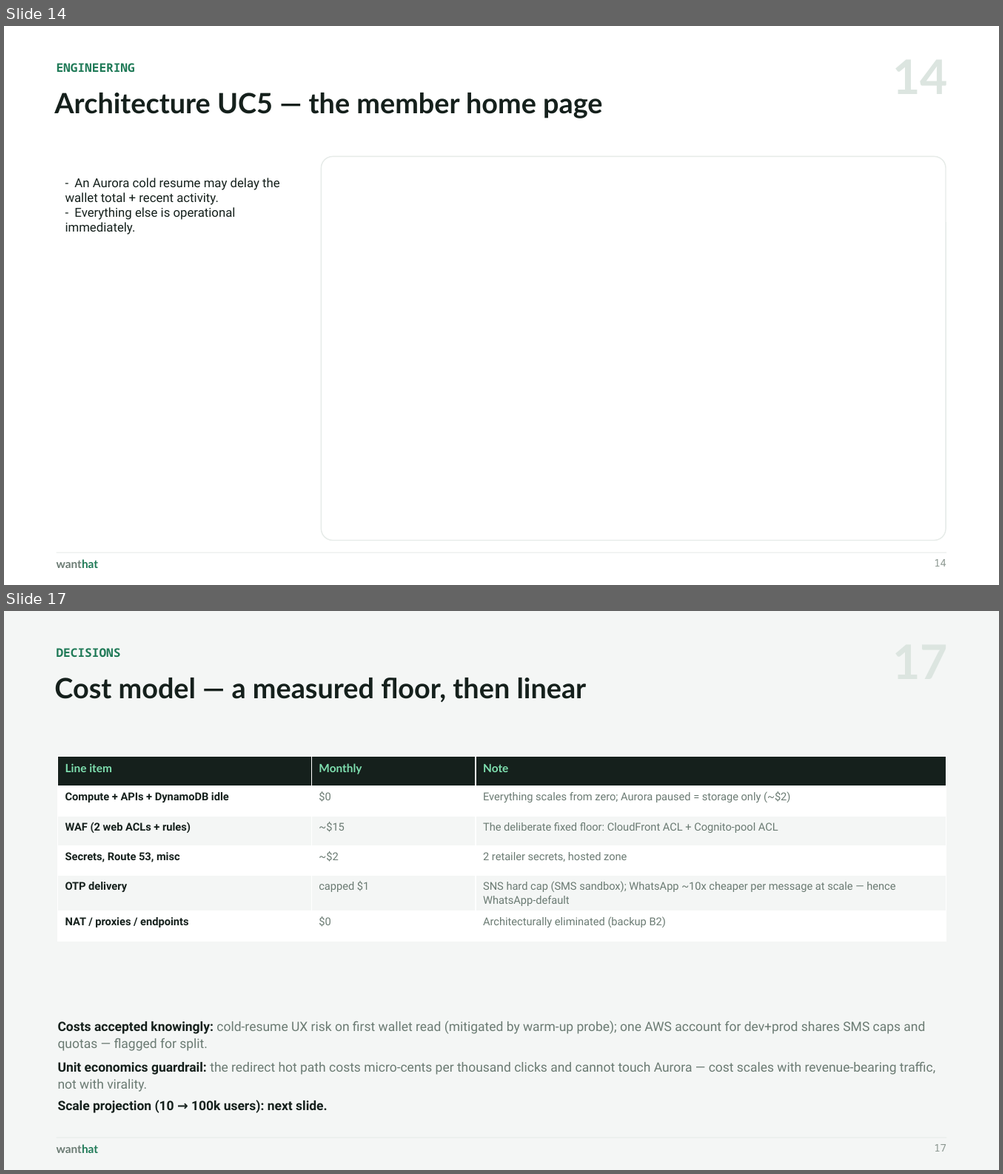
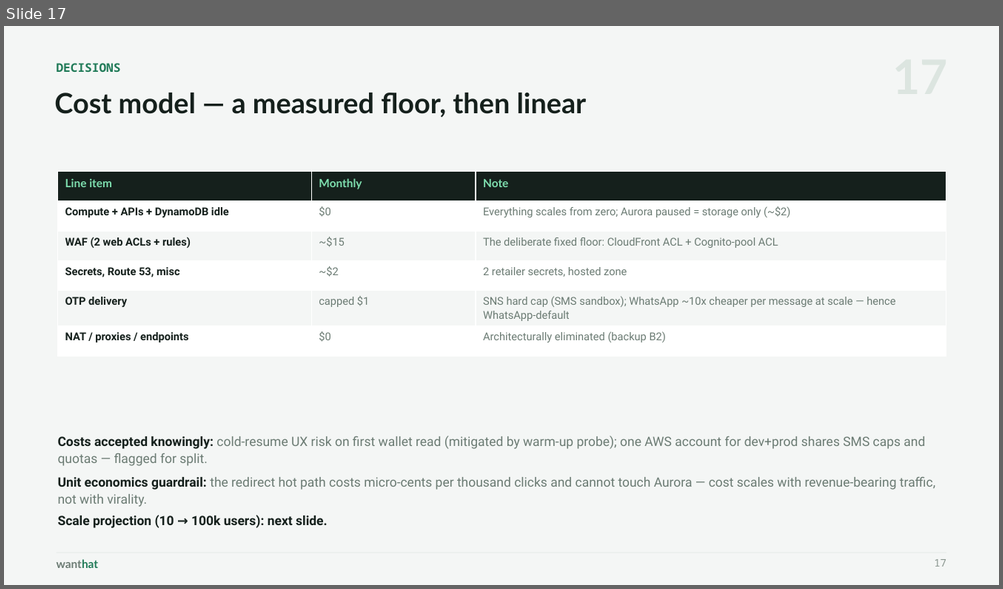
Before and after one commit to wanthat-app/monorepo, a slide deck: slides/wanthat-presentation.pptx. Shown one above the other, each under a label of ours: slides 14 and 17 before the commit, slide 17 after it; the slides between them are not shown. The pictures are 1003x1174 and 1003x589 pixels, drawn with LibreOffice and Linux fonts; fonts in the diff are those of the drawing. Boxes give left, top, right and bottom in pixels: in the first picture for what was removed or moved away, otherwise in the second. Text is boxed around its words. In the diff, an @@ line names an element or a change of style, - is before the commit and + after.

```diff
--- a/slides/wanthat-presentation.pptx
+++ b/slides/wanthat-presentation.pptx
@@ slide 14 removed at <box>4,26,999,585</box>, background #FFFFFF @@
@@ text removed at <box>57,63,135,72</box> @@
-ENGINEERING
@@ text removed at <box>54,93,603,118</box> @@
-Architecture UC5 — the member home page
@@ rounded rectangle removed at <box>321,156,945,541</box> @@
@@ text removed at <box>65,178,280,235</box> @@
-- An Aurora cold resume may delay the wallet total + recent activity.
-- Everything else is operational immediately.
@@ rectangle removed at <box>57,553,946,554</box> @@
@@ text removed at <box>57,560,99,568</box> @@
-wanthat
@@ text removed at <box>933,560,946,567</box> @@
-14
```
Also in this commit, not shown: 2 slides changed, 9 slides added, 8 other slides removed, 3 other files.
